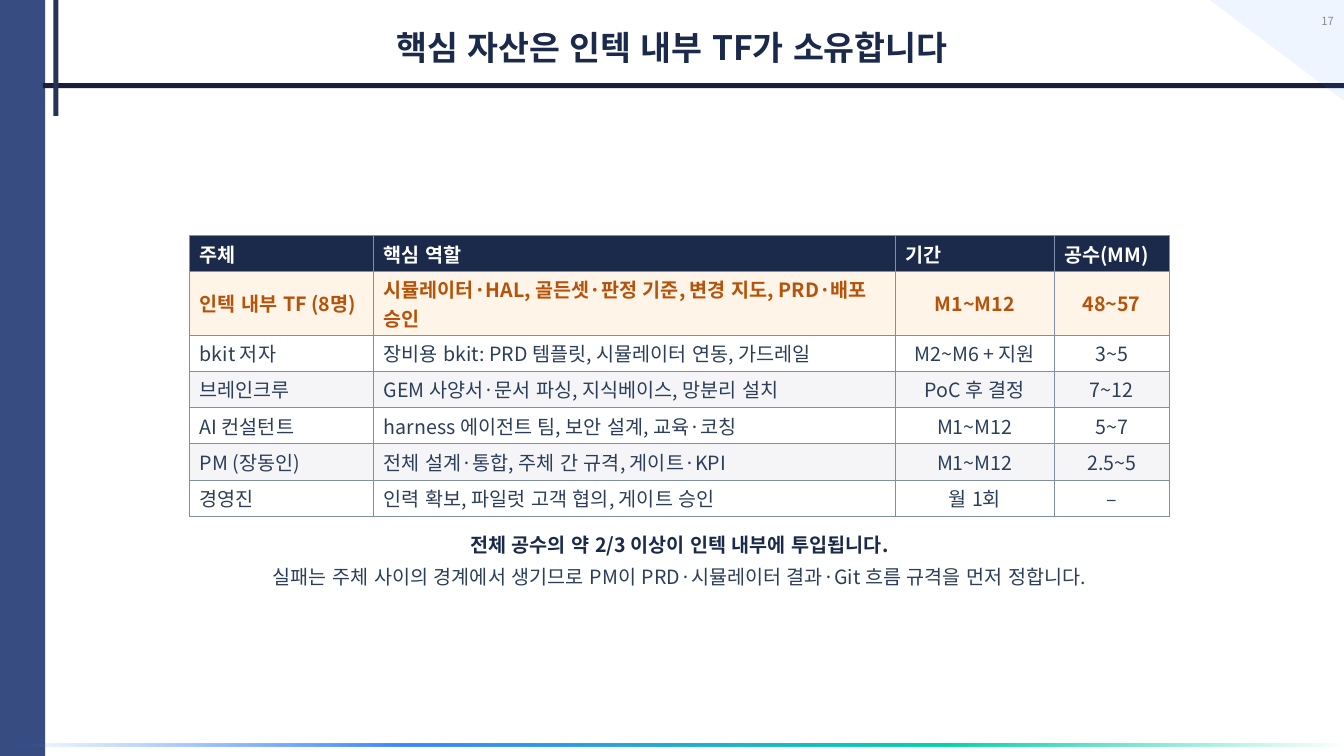
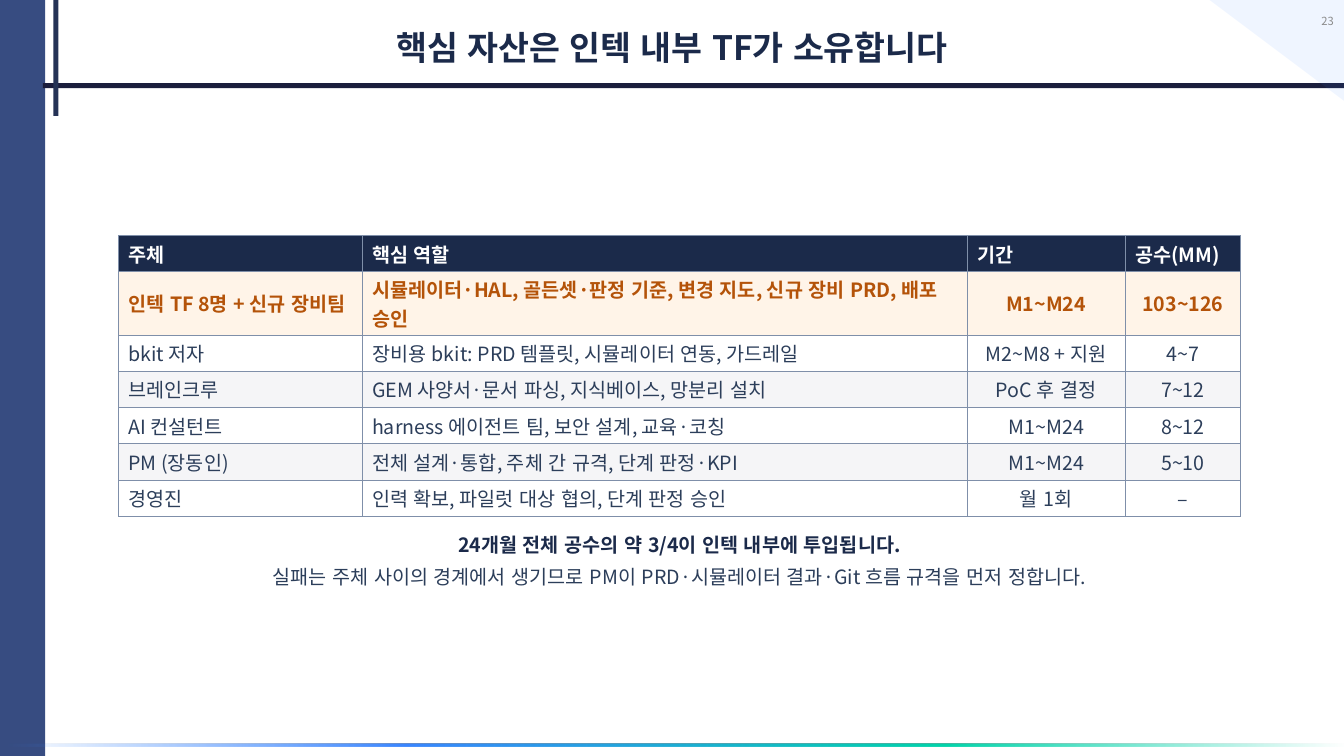
Before and after one commit to donchang07/tmb-2027, a slide deck: slide 23 of deliverables/Intekplus_AI_Upgrade_Proposal.pptx (slide 17 before the commit). Drawn at 1344x756 pixels with LibreOffice and Linux fonts; fonts in the diff are those of the drawing. Boxes give left, top, right and bottom in pixels: in the first picture for what was removed or moved away, otherwise in the second. Text is boxed around its words. In the diff, an @@ line names an element or a change of style, - is before the commit and + after.

```diff
--- a/deliverables/Intekplus_AI_Upgrade_Proposal.pptx
+++ b/deliverables/Intekplus_AI_Upgrade_Proposal.pptx
@@ page number at (1321,17,1333,25): text changed @@
-17
+23
@@ table at (118,235,1240,514) @@
-row 2: 인텍 내부 TF (8명) | 시뮬레이터·HAL, 골든셋·판정 기준, 변경 지도, PRD·배포 승인 | M1~M12 | 48~57
+row 2: 인텍 TF 8명 + 신규 장비팀 | 시뮬레이터·HAL, 골든셋·판정 기준, 변경 지도, 신규 장비 PRD, 배포 승인 | M1~M24 | 103~126
-row 3, column 3: M2~M6 + 지원
+row 3, column 3: M2~M8 + 지원
-row 3, column 4: 3~5
+row 3, column 4: 4~7
-row 5, column 3: M1~M12
+row 5, column 3: M1~M24
-row 5, column 4: 5~7
+row 5, column 4: 8~12
-row 6: PM (장동인) | 전체 설계·통합, 주체 간 규격, 게이트·KPI | M1~M12 | 2.5~5
+row 6: PM (장동인) | 전체 설계·통합, 주체 간 규격, 단계 판정·KPI | M1~M24 | 5~10
-row 7, column 2: 인력 확보, 파일럿 고객 협의, 게이트 승인
+row 7, column 2: 인력 확보, 파일럿 대상 협의, 단계 판정 승인
@@ table: place and size @@
-table at (190,235,1170,514)
+table at (118,235,1240,514)
@@ text at (458,535,901,556): text changed @@
-전체 공수의 약 2/3 이상이 인텍 내부에 투입됩니다.
+24개월 전체 공수의 약 3/4이 인텍 내부에 투입됩니다.
```
Also in this commit, not shown: 11 other slides changed, 8 slides added, 2 slides removed, 2 other files.
